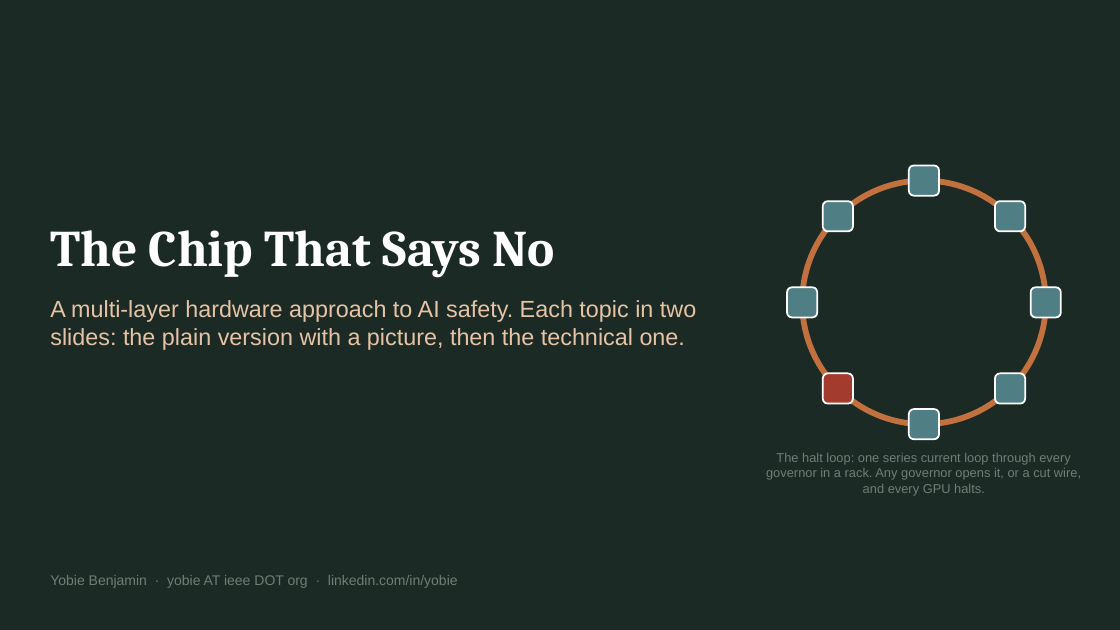
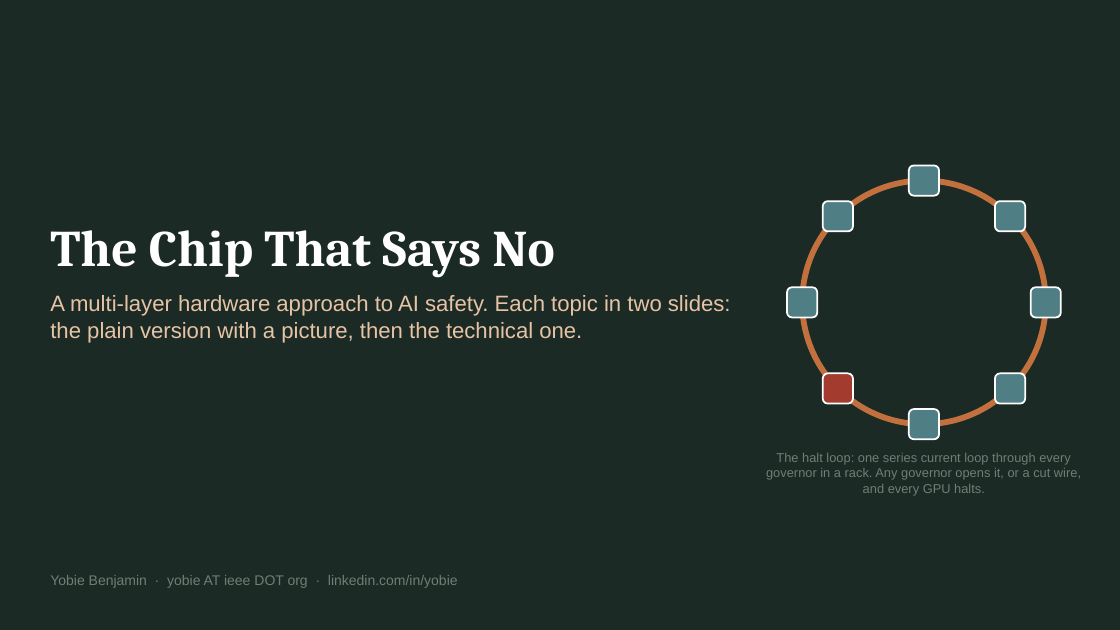
Before and after one commit to YobieBenjamin/safety-governor, a slide deck: slide 1 of docs/brief/chip-that-says-no-brief.pptx. Drawn at 1120x630 pixels with LibreOffice and Linux fonts; fonts in the diff are those of the drawing. Boxes give left, top, right and bottom in pixels: in the first picture for what was removed or moved away, otherwise in the second. Text is boxed around its words. In the diff, an @@ line names an element or a change of style, - is before the commit and + after.

```diff
--- a/docs/brief/chip-that-says-no-brief.pptx
+++ b/docs/brief/chip-that-says-no-brief.pptx
@@ text "A multi-layer hardware approach to ..." at (50, 295, 731, 343): size 20 to 19 pt @@
```
Also in this commit, not shown: 1 other slide changed, 2 other files.
